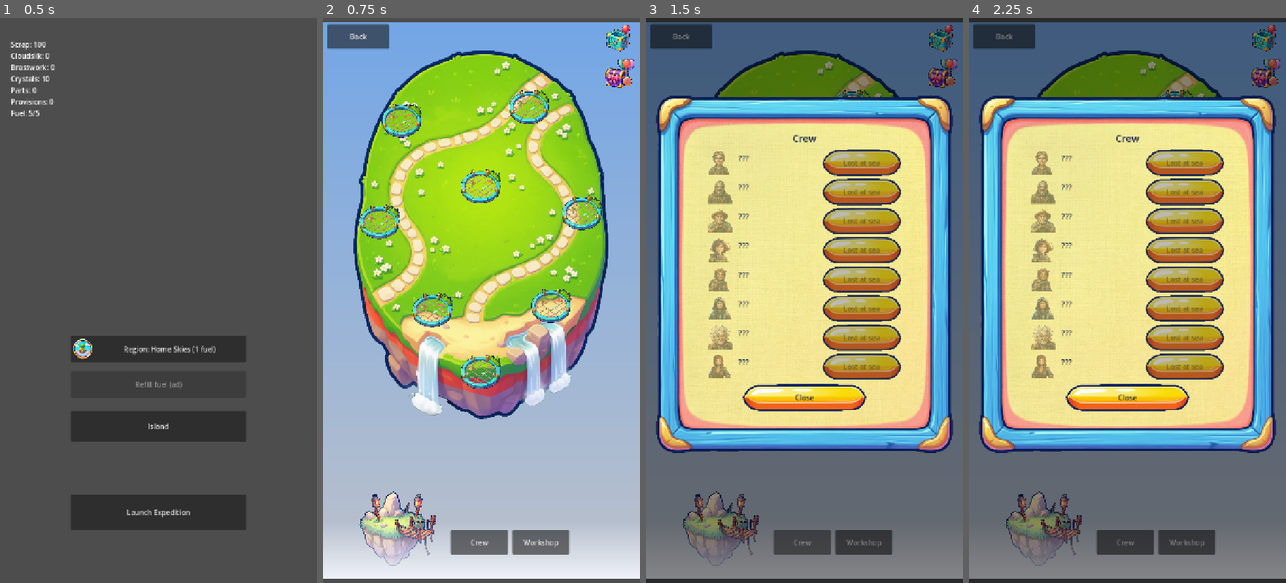
Above: before the commit, frames 1-4 (left to right).
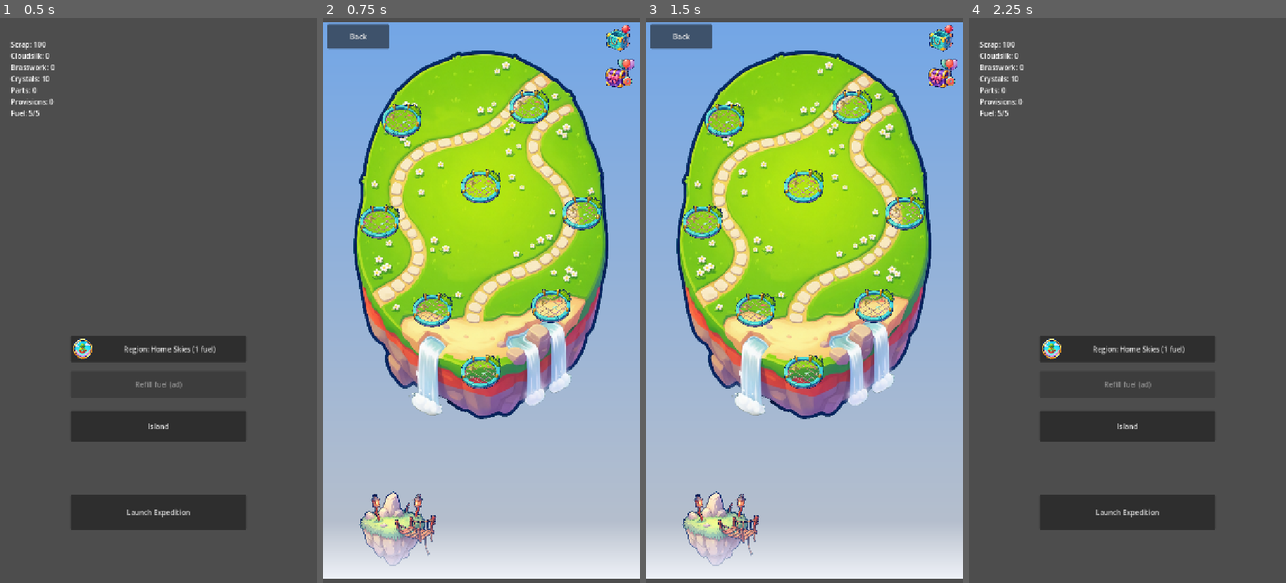
Above: after the commit, the same moments.

Repository: Graydyn/windfall-isle
Game: Godot game, scene res://game/main.tscn
The game is run twice, just before and just after one commit, with the same random seed, the same clock (stepped at 60 frames per second) and the same inputs.
Inputs (mouse positions are in pixels of both pictures, inside the frame that each line leads up to):
- Up to frame 1 (0.5 s): no input
- Up to frame 2 (0.75 s): click "Island" at 0.5 s
- Up to frame 3 (1.5 s): click (801, 543) at 1.25 s, where only the run before the commit has a clickable "Crew"
- Up to frame 4 (2.25 s): click "Back" at 2 s

Frame 1 is identical in both runs. In frame 2, 1.6% of the frame differs, in the area x 40-78%, y 90-95%; in frame 3, 98%, in the area x 0-100%, y 0-100%; in frame 4, 98%.

Commit message:
feat: trickle, crew and workshop move onto the map's own buildings
Co-Authored-By: Claude Fable 5 <noreply@anthropic.com>

Diff:
--- a/game/base/island_screen.gd
+++ b/game/base/island_screen.gd
@@ -25,7 +25,6 @@
 
 
 func _ready() -> void:
-	$WorkshopButton.pressed.connect(_on_workshop_pressed)
 	$BackButton.pressed.connect(_on_back_pressed)
 	$RefreshTimer.timeout.connect(_refresh_tick)
 	$DailyCrateIcon.pressed.connect(_on_crate_pressed)
@@ -43,7 +42,6 @@
 	$BuildModal/VBox/ActionRow/ConfirmButton.pressed.connect(_on_modal_confirm_pressed)
 	$BuildModal/VBox/ActionRow/CancelButton.pressed.connect(_on_modal_cancel_pressed)
 	$PlotSheet/VBox/SheetClose.pressed.connect(_on_sheet_close_pressed)
-	$CrewButton.pressed.connect(_open_crew_sheet)
 	$CrewSheet/VBox/CrewClose.pressed.connect(func() -> void: $CrewSheet.visible = false)
 	$BuildModal.visibility_changed.connect(_update_modal_block)
 	$LetterPanel.visibility_changed.connect(_update_modal_block)
@@ -203,6 +201,7 @@
 			"art": "res://game/art/buildings/%s.png" % building,
 			"status": "%ds" % TimerService.remaining(timer_id, now),
 			"ready": false,
+			"letter": String((defs.get(building, {}) as Dictionary).get("name", building)).left(1),
 		}
 		if TimerService.is_done(timer_id, now):
 			# The starburst badge says it all; words stay off the map.
@@ -232,6 +231,18 @@
 				state["ready"] = true
 			else:
 				state["status"] = "batch %ds" % TimerService.remaining(convert_id, now)
+		state["letter"] = String(def.get("name", building)).left(1)
+		# Speech bubbles (owner request, 2026-10-17): the gardens advertise
+		# their pending trickle, the workshop its craftable count. Zero means
+		# no bubble, never a zero.
+		if building == "gardens":
+			var pending_scrap := TrickleModel.pending(GameState.data, DataDefs.buildings, now, DataDefs.crew)
+			if pending_scrap > 0:
+				state["bubble"] = "+%d scrap" % pending_scrap
+		elif building == "workshop":
+			var craftable := CraftModel.craftable_ids(GameState.data, DataDefs.gizmos, Economy).size()
+			if craftable > 0:
+				state["bubble"] = "%d craftable" % craftable
 		return state
 	return {"kind": "empty", "status": "", "ready": false}
 
@@ -284,6 +295,16 @@
 	var convert_id := "convert_" + building
 	if TimerService.active_timers().has(convert_id) and TimerService.is_done(convert_id, now):
 		_on_batch_collect_pressed(building)
+		return
+	if building == "gardens" and TrickleModel.pending(GameState.data, DataDefs.buildings, now, DataDefs.crew) > 0:
+		# The trickle collects on the tap itself; the vanishing bubble is the
+		# receipt, and the next tap opens the sheet as before (owner request,
+		# 2026-10-17).
+		_collect_trickle()
+		return
+	if building == "crew_quarters":
+		# The Crew button left the HUD; the quarters' sheet IS the crew sheet.
+		_open_crew_sheet()
 		return
 	_open_plot_sheet(plot)
 
@@ -427,6 +448,14 @@
 			actions.add_child(skip)
 		_fit_sheet()
 		return
+	if building == "workshop":
+		# The HUD Workshop button moved into the workshop's own sheet
+		# (owner request, 2026-10-17).
+		var enter := Button.new()
+		enter.text = "Enter the workshop"
+		enter.pressed.connect(_on_workshop_pressed)
+		_style_sheet_button(enter)
+		actions.add_child(enter)
 	var upgrade := Button.new()
 	var max_level := int(def.get("max_level", 1))
 	upgrade.text = "Upgrade..." if level < max_level else "Max level"
@@ -950,7 +979,7 @@
 	get_tree().change_scene_to_file("res://game/main.tscn")
 
 
-func _on_gardens_pressed() -> void:
+func _collect_trickle() -> void:
 	var amount := TrickleModel.collect(GameState.data, DataDefs.buildings, TimeUtil.now(), DataDefs.crew)
 	if amount > 0:
 		Economy.add("scrap", amount)
--- a/game/base/island_screen.tscn
+++ b/game/base/island_screen.tscn
@@ -108,20 +108,6 @@
 expand_mode = 1
 stretch_mode = 5
 
-[node name="CrewButton" type="Button" parent="."]
-offset_left = 290.0
-offset_top = 1160.0
-offset_right = 420.0
-offset_bottom = 1216.0
-text = "Crew"
-
-[node name="WorkshopButton" type="Button" parent="."]
-offset_left = 430.0
-offset_top = 1160.0
-offset_right = 560.0
-offset_bottom = 1216.0
-text = "Workshop"
-
 [node name="BackButton" type="Button" parent="."]
 offset_left = 10.0
 offset_top = 14.0
--- a/tests/test_island_screen.gd
+++ b/tests/test_island_screen.gd
@@ -115,13 +115,54 @@
 		"the shared sheet must not leak the last building's lore onto an islet")
 	assert_false(screen.get_node("PlotSheet/VBox/SheetDescription").visible)
 
-func test_gardens_collect_credits_scrap() -> void:
+func test_gardens_tap_collects_the_trickle() -> void:
 	GameState.data["island"]["plots"]["plot_2"] = {"building": "gardens", "level": 1}
 	GameState.data["trickle"]["last_collect"] = TimeUtil.now() - 3600
+	screen._rebuild()
 	var scrap_before := Economy.balance("scrap")
-	screen._on_gardens_pressed()
+	screen._on_plot_tapped("plot_2")
 	assert_eq(Economy.balance("scrap"), scrap_before + 20)
 	assert_eq(TrickleModel.pending(GameState.data, DataDefs.buildings, TimeUtil.now()), 0)
+	assert_false(screen.get_node("PlotSheet").visible,
+		"the tap collects; the vanishing bubble is the receipt (owner request, 2026-10-17)")
+
+func test_gardens_tap_with_nothing_pending_opens_the_sheet() -> void:
+	GameState.data["island"]["plots"]["plot_2"] = {"building": "gardens", "level": 1}
+	GameState.data["trickle"]["last_collect"] = TimeUtil.now()
+	screen._rebuild()
+	screen._on_plot_tapped("plot_2")
+	assert_true(screen.get_node("PlotSheet").visible, "collected out: the next tap talks shop")
+
+func test_gardens_bubble_carries_the_pending_scrap() -> void:
+	GameState.data["island"]["plots"]["plot_2"] = {"building": "gardens", "level": 1}
+	GameState.data["trickle"]["last_collect"] = TimeUtil.now() - 3600
+	screen._rebuild()
+	assert_eq(String(screen._plot_state("plot_2", TimeUtil.now()).get("bubble", "")), "+20 scrap")
+	GameState.data["trickle"]["last_collect"] = TimeUtil.now()
+	assert_eq(String(screen._plot_state("plot_2", TimeUtil.now()).get("bubble", "")), "",
+		"nothing pending, no bubble")
+
+func test_trickle_bubble_appears_on_a_plain_tick() -> void:
+	GameState.data["island"]["plots"]["plot_2"] = {"building": "gardens", "level": 1}
+	GameState.data["trickle"]["last_collect"] = TimeUtil.now()
+	screen._rebuild()
+	var node: IslandPlotNode = screen._plot_nodes["plot_2"]
+	assert_false(node._bubble.visible)
+	GameState.data["trickle"]["last_collect"] = TimeUtil.now() - 3600
+	screen._refresh_tick()
+	assert_true(node._bubble.visible,
+		"pending scrap is not structural; the label refresh path must carry the bubble")
+
+func test_done_gardens_batch_outranks_the_trickle_on_one_tap() -> void:
+	GameState.data["island"]["plots"]["plot_2"] = {"building": "gardens", "level": 1}
+	GameState.data["trickle"]["last_collect"] = TimeUtil.now() - 3600
+	screen._rebuild()
+	screen._on_batch_start_pressed("gardens", "put_up_provisions")
+	TimerService._state.data["timers"]["convert_gardens"]["ends_at"] = 0
+	var scrap_before := Economy.balance("scrap")
+	screen._on_plot_tapped("plot_2")
+	assert_eq(Economy.balance("provisions"), 2, "the finished batch collects first")
+	assert_eq(Economy.balance("scrap"), scrap_before, "the trickle stays for the next tap")
 
 func test_crate_claims_once() -> void:
 	GameState.data["daily_crate"]["last_claim_day"] = 0
@@ -204,7 +245,7 @@
 	assert_false(screen.get_node("BonusCrateIcon").visible, "the ad crate obeys its daily limit")
 
 func test_the_hud_row_is_gone() -> void:
-	for gone in ["GardensButton", "CrateButton", "BonusCrateButton", "SlotButton"]:
+	for gone in ["GardensButton", "CrateButton", "BonusCrateButton", "SlotButton", "WorkshopButton", "CrewButton"]:
 		assert_null(screen.get_node_or_null(String(gone)),
 			"%s dissolved into the map (owner request, 2026-10-17)" % String(gone))
 
@@ -414,12 +455,6 @@
 
 func open_crew_sheet() -> void:
 	screen._open_crew_sheet()
-
-
-func test_crew_button_opens_the_crew_sheet() -> void:
-	screen.get_node("CrewButton").pressed.emit()
-	assert_true(screen.get_node("CrewSheet").visible)
-	assert_true(screen.get_node("ModalBlock").visible, "the sheet dims the map behind it")
 
 
 func test_crew_sheet_lists_the_whole_cast() -> void:
@@ -509,7 +544,7 @@
 	CrewModel.assign(GameState.data, DataDefs.crew, "gardens", "odo", DataDefs.buildings, now - 3600)
 	GameState.data["trickle"]["last_collect"] = now - 3600
 	var scrap_before := Economy.balance("scrap")
-	screen._on_gardens_pressed()
+	screen._on_plot_tapped("plot_2")
 	assert_eq(Economy.balance("scrap"), scrap_before + 30, "20/hour x 1.5 specialist")
 
 func with_smeltery(level: int) -> void:
@@ -571,6 +606,53 @@
 	screen._on_batch_start_pressed("balloonworks", "storm_oil")
 	assert_true(TimerService.active_timers().has("convert_balloonworks"))
 	assert_eq(Economy.balance("parts"), 5 - 2)
+
+func test_workshop_bubble_counts_distinct_craftable_gizmos() -> void:
+	GameState.data["island"]["plots"]["plot_0"] = {"building": "workshop", "level": 1}
+	GameState.data["currencies"]["parts"] = 2
+	screen._rebuild()
+	assert_eq(String(screen._plot_state("plot_0", TimeUtil.now()).get("bubble", "")), "3 craftable",
+		"2 parts afford wind_fan, balloon_cluster and cargo_net at workshop level 1")
+	GameState.data["currencies"]["parts"] = 0
+	assert_eq(String(screen._plot_state("plot_0", TimeUtil.now()).get("bubble", "")), "",
+		"no resources means no bubble, never a zero")
+
+func test_workshop_sheet_offers_the_enter_button() -> void:
+	GameState.data["island"]["plots"]["plot_0"] = {"building": "workshop", "level": 1}
+	screen._rebuild()
+	screen._on_plot_tapped("plot_0")
+	var first: Button = screen.get_node("PlotSheet/VBox/SheetActions").get_child(0)
+	assert_eq(first.text, "Enter the workshop",
+		"the HUD Workshop button moved into the workshop's own sheet")
+
+func test_non_workshop_sheet_has_no_enter_button() -> void:
+	with_smeltery(1)
+	screen._on_plot_tapped("plot_1")
+	var first: Button = screen.get_node("PlotSheet/VBox/SheetActions").get_child(0)
+	assert_string_contains(first.text, "Upgrade")
+
+func test_crew_quarters_tap_opens_the_crew_sheet() -> void:
+	GameState.data["island"]["plots"]["plot_7"] = {"building": "crew_quarters", "level": 1}
+	screen._rebuild()
+	screen._on_plot_tapped("plot_7")
+	assert_true(screen.get_node("CrewSheet").visible,
+		"the quarters' sheet IS the crew sheet (owner request, 2026-10-17)")
+	assert_false(screen.get_node("PlotSheet").visible)
+
+func test_constructing_crew_quarters_tap_opens_the_plot_sheet() -> void:
+	screen._open_build_modal("plot_7")
+	while screen._modal_building() != "crew_quarters":
+		screen._on_modal_next_pressed()
+	screen._on_modal_confirm_pressed()
+	screen._on_plot_tapped("plot_7")
+	assert_true(screen.get_node("PlotSheet").visible, "a countdown, not a roster")
+	assert_false(screen.get_node("CrewSheet").visible)
+
+func test_built_plot_without_art_states_its_letter() -> void:
+	GameState.data["island"]["plots"]["plot_7"] = {"building": "crew_quarters", "level": 1}
+	screen._rebuild()
+	assert_eq(String(screen._plot_state("plot_7", TimeUtil.now()).get("letter", "")), "C",
+		"the lettered fallback carries the Crew Quarters until its art lands")
 
 func test_legacy_batch_payload_still_offers_a_plain_collect() -> void:
 	with_smeltery(1)
@@ -765,7 +847,7 @@
 	GameState.data["currencies"]["cloudsilk"] = 20
 	screen._rebuild()
 	screen._on_plot_tapped("plot_0")
-	var upgrade: Button = screen.get_node("PlotSheet/VBox/SheetActions").get_child(0)
+	var upgrade: Button = screen.get_node("PlotSheet/VBox/SheetActions").get_child(1)
 	assert_eq(upgrade.text, "Upgrade...")
 	upgrade.pressed.emit()
 	assert_false(screen.get_node("PlotSheet").visible, "the sheet yields to the modal")
